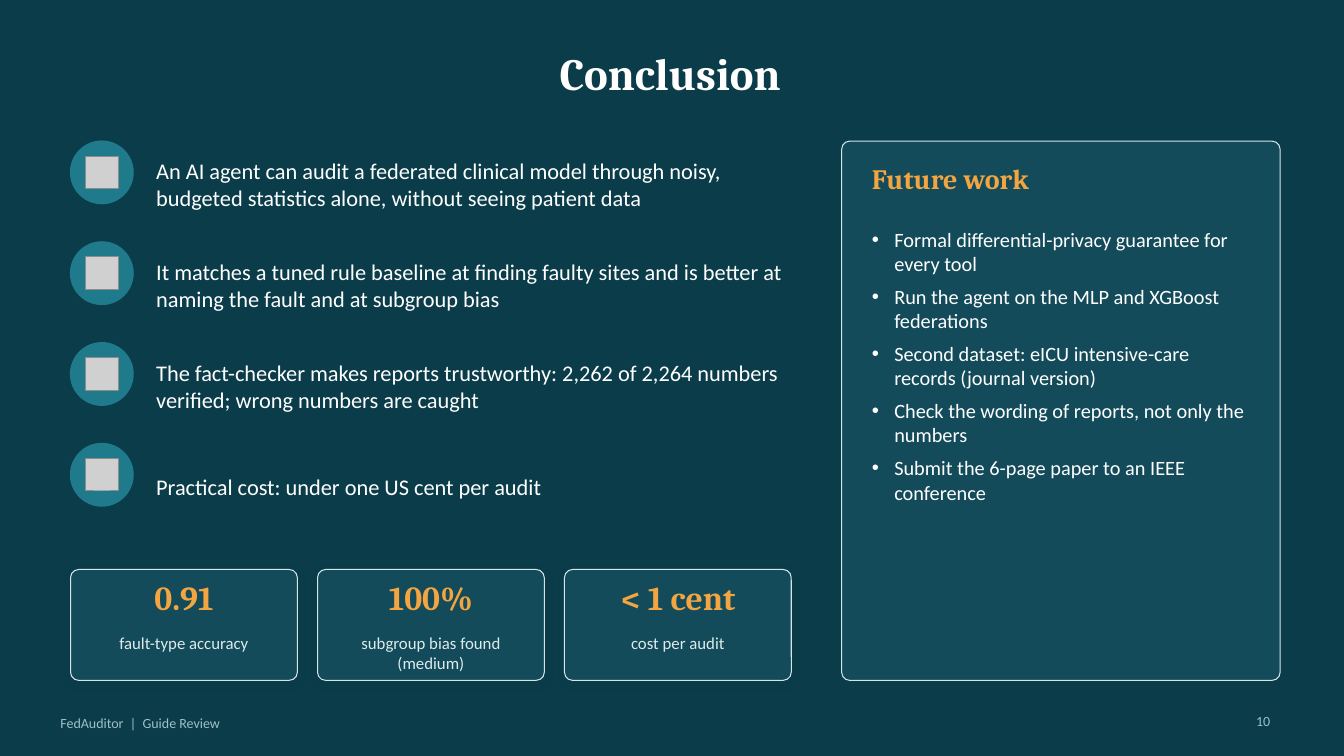
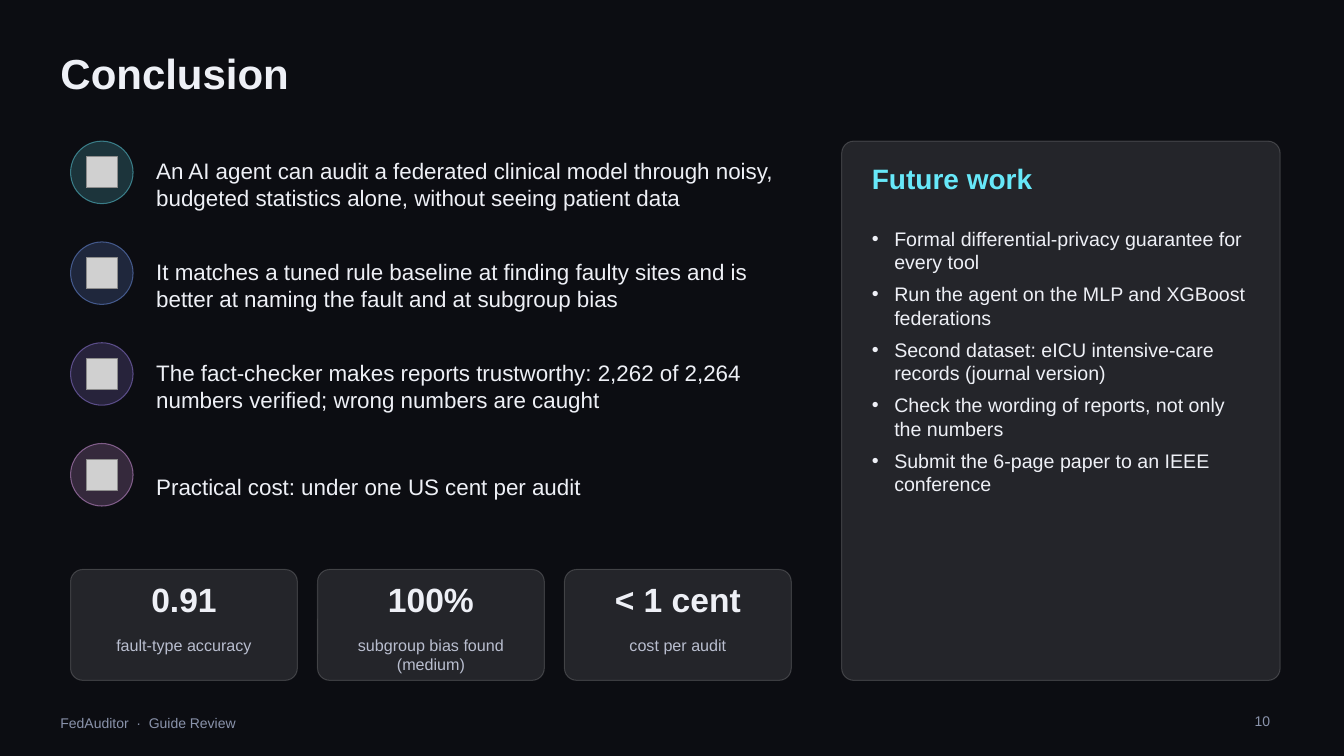
Before and after one commit to sanjayimmanuel24/Fedauditor, a slide deck: slide 10 of docs/presentation/FedAuditor_Guide_Review.pptx. Drawn at 1344x756 pixels with LibreOffice and Linux fonts; fonts in the diff are those of the drawing; grey boxes stand for pictures; background and template pictures are left out; a plain dark background stands for a picture behind light text. Boxes give left, top, right and bottom in pixels: in the first picture for what was removed or moved away, otherwise in the second. Text is boxed around its words. In the diff, an @@ line names an element or a change of style, - is before the commit and + after.

```diff
--- a/docs/presentation/FedAuditor_Guide_Review.pptx
+++ b/docs/presentation/FedAuditor_Guide_Review.pptx
@@ background #0B3C49 to picture (left out) @@
@@ rectangle added at (0, 0, 1344, 756), fill #04050C at 78% opacity @@
@@ title "Conclusion" at (60, 58, 288, 90): size 32 to 30 pt, font Cambria to Arial, text colour #FFFFFF to #EEF0F6; alignment centre to left @@
@@ ellipse at (71, 141, 133, 204): fill #1F7A8C to #67E8F9 at 18% opacity; outline #1F7A8C 1 pt to #67E8F9 0.75 pt @@
@@ text "Future work" at (872, 168, 1032, 190): font Cambria to Arial, text colour #F2A541 to #67E8F9 @@
@@ text "Formal differential-privacy guarantee for every ..." at (894, 231, 1246, 491): size 14.5 to 14 pt, font Calibri to Arial, text colour #FFFFFF to #EEF0F6 @@
@@ ellipse at (71, 242, 133, 304): fill #1F7A8C to #7AA2FF at 18% opacity; outline #1F7A8C 1 pt to #7AA2FF 0.75 pt @@
@@ ellipse at (71, 343, 133, 405): fill #1F7A8C to #A78BFA at 18% opacity; outline #1F7A8C 1 pt to #A78BFA 0.75 pt @@
@@ ellipse at (71, 444, 133, 506): fill #1F7A8C to #F0ABFC at 18% opacity; outline #1F7A8C 1 pt to #F0ABFC 0.75 pt @@
@@ font Calibri to Arial, text colour #FFFFFF to #EEF0F6 in 4 elements at (156, 162, 773, 211), (156, 263, 747, 312), (156, 364, 741, 413), (156, 478, 580, 500) @@
@@ fill #134B5A to #FFFFFF at 10% opacity; outline #D5E4E6 0.75 pt to #FFFFFF 0.75 pt; shadow off; proportions changed in 4 elements at (318, 570, 544, 681), (565, 570, 791, 681), (842, 141, 1280, 681), (71, 570, 297, 681) @@
@@ font Cambria to Arial, text colour #F2A541 to #EEF0F6 in 3 elements at (151, 588, 216, 613), (388, 588, 474, 613), (644, 589, 741, 613) @@
@@ size 12 to 11.5 pt, font Calibri to Arial, text colour #DDEBED to #B9BECF in 3 elements at (116, 639, 251, 655), (358, 639, 504, 674), (629, 639, 726, 655) @@
@@ text at (60, 718, 236, 728): text changed; font Calibri to Arial; text colour #9FC0C6 to #8A93AB @@
-FedAuditor | Guide Review
+FedAuditor · Guide Review
@@ page number at (1255, 716, 1271, 726): font Calibri to Arial, text colour #9FC0C6 to #8A93AB @@
```
Also in this commit, not shown: 11 other slides changed, 24 other files.
